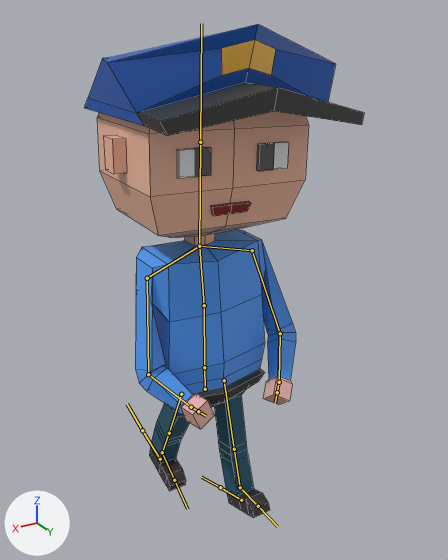
One commit to the FBX model Assets/Resources/PhotonPrefabs/detectiveModel.fbx: the scene before it, then after it.
Before and after are seen from a 50 mm lens placed at (0.753, 1.411, 1.467), pointed at (-0.061, 0.054, 0.789). The axes (+X, +Y, +Z) are drawn at lower left. The lights are the same throughout. Both versions are drawn at frame 135 of the action 'Armature.004|Talk 1'; the numbers are the values there. The bones that bend it are drawn over the model as lines. Mesh edges are drawn as thin lines.

The first picture shows 'Police'.
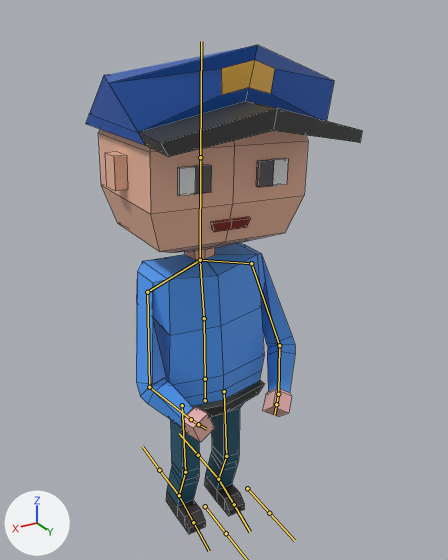
What changed in the scene script:
```text
Change bone_pelvis:
    where bone_pelvis = bpy.data.objects['Armature.004'].pose.bones['Pelvis']
    bone_pelvis.location: (0.019, 0.029, 0.015) -> (0.019, -0.011, 0.015)
Change bone_upper_leg_l:
    where bone_upper_leg_l = bpy.data.objects['Armature.004'].pose.bones['Upper Leg.L']  # child of 'Pelvis'
    bone_upper_leg_l.rotation_quaternion: (0.992, 0.122, 0.007, -0.012) -> (0.999, 0.043, 0.011, -0.029)  # degrees (14, 1, -1) -> degrees (5, 1, -3)
Change bone_lower_leg_l:
    where bone_lower_leg_l = bpy.data.objects['Armature.004'].pose.bones['Lower Leg.L']  # child of 'Upper Leg.L'
    bone_lower_leg_l.rotation_quaternion: (0.998, 0.066, 0.0, 0.0) -> (0.984, -0.178, 0.0, 0.0)  # degrees (8, 0, 0) -> degrees (-21, 0, 0)
Change bone_foot_l:
    where bone_foot_l = bpy.data.objects['Armature.004'].pose.bones['Foot.L']  # child of 'Lower Leg.L'
    bone_foot_l.rotation_quaternion: (1.0, -0.001, 0.011, 0.008) -> (0.99, 0.135, 0.018, 0.026)  # degrees (0, 1, 1) -> degrees (16, 2, 3)
Change bone_upper_leg_r:
    where bone_upper_leg_r = bpy.data.objects['Armature.004'].pose.bones['Upper Leg.R']  # child of 'Pelvis'
    bone_upper_leg_r.rotation_quaternion: (0.966, -0.259, 0.01, -0.01) -> (0.999, 0.043, 0.011, -0.029)  # degrees (-30, 1, -1) -> degrees (5, 1, -3)
Change bone_lower_leg_r:
    where bone_lower_leg_r = bpy.data.objects['Armature.004'].pose.bones['Lower Leg.R']  # child of 'Upper Leg.R'
    bone_lower_leg_r.rotation_quaternion: (0.998, 0.066, 0.0, 0.0) -> (0.984, -0.178, 0.0, 0.0)  # degrees (8, 0, 0) -> degrees (-21, 0, 0)
Change bone_foot_r:
    where bone_foot_r = bpy.data.objects['Armature.004'].pose.bones['Foot.R']  # child of 'Lower Leg.R'
    bone_foot_r.rotation_quaternion: (0.996, 0.092, 0.005, 0.013) -> (0.99, 0.135, 0.018, 0.026)  # degrees (11, 0, 2) -> degrees (16, 2, 3)
```

Where the change shows, as pixel boxes (x1, y1, x2, y2) in the pictures (448 x 560 px):
'Police', posed
    before: (84, 24, 364, 518)
    after: (86, 45, 362, 534)
bone 'Pelvis', root to tip
    before: (205, 389) to (204, 367)
    after: (205, 400) to (205, 379)
bone 'Upper Leg.L', root to tip
    before: (224, 380) to (234, 449)
    after: (224, 391) to (226, 456)
bone 'Lower Leg.L', root to tip
    before: (234, 449) to (240, 487)
    after: (226, 456) to (218, 479)
bone 'Foot.L', root to tip
    before: (240, 487) to (258, 506)
    after: (218, 479) to (234, 504)
bone 'Upper Leg.R', root to tip
    before: (181, 394) to (169, 433)
    after: (182, 405) to (185, 472)
bone 'Lower Leg.R', root to tip
    before: (169, 433) to (162, 452)
    after: (185, 472) to (179, 495)
bone 'Foot.R', root to tip
    before: (162, 452) to (174, 480)
    after: (179, 495) to (193, 522)
